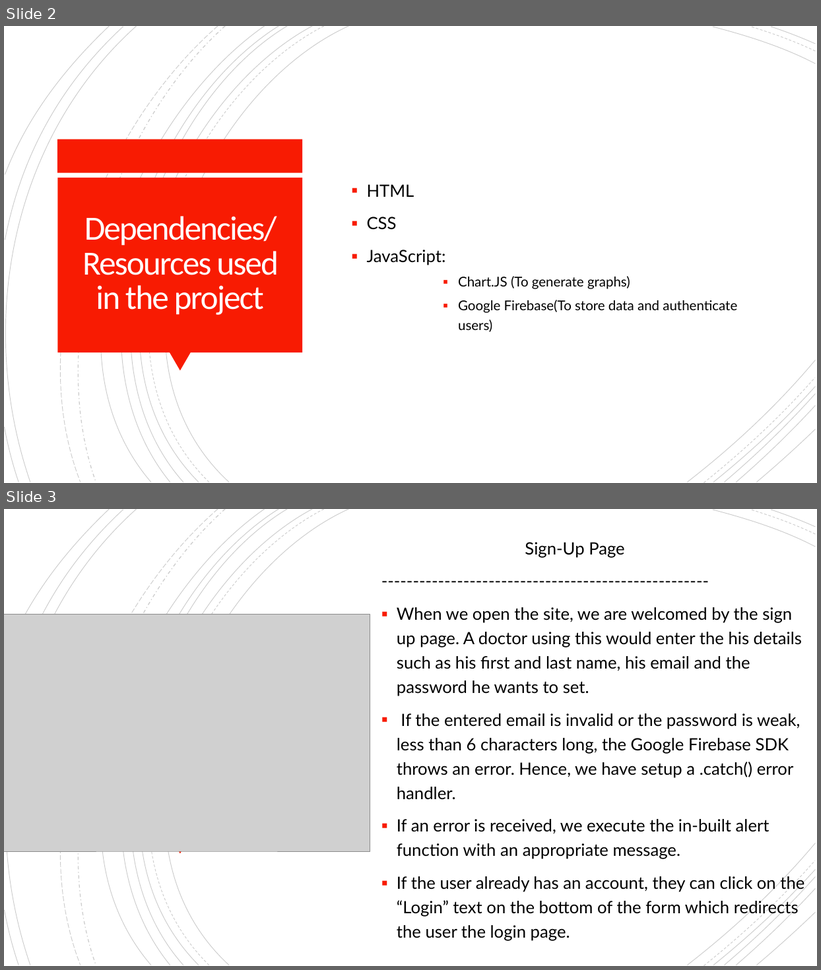
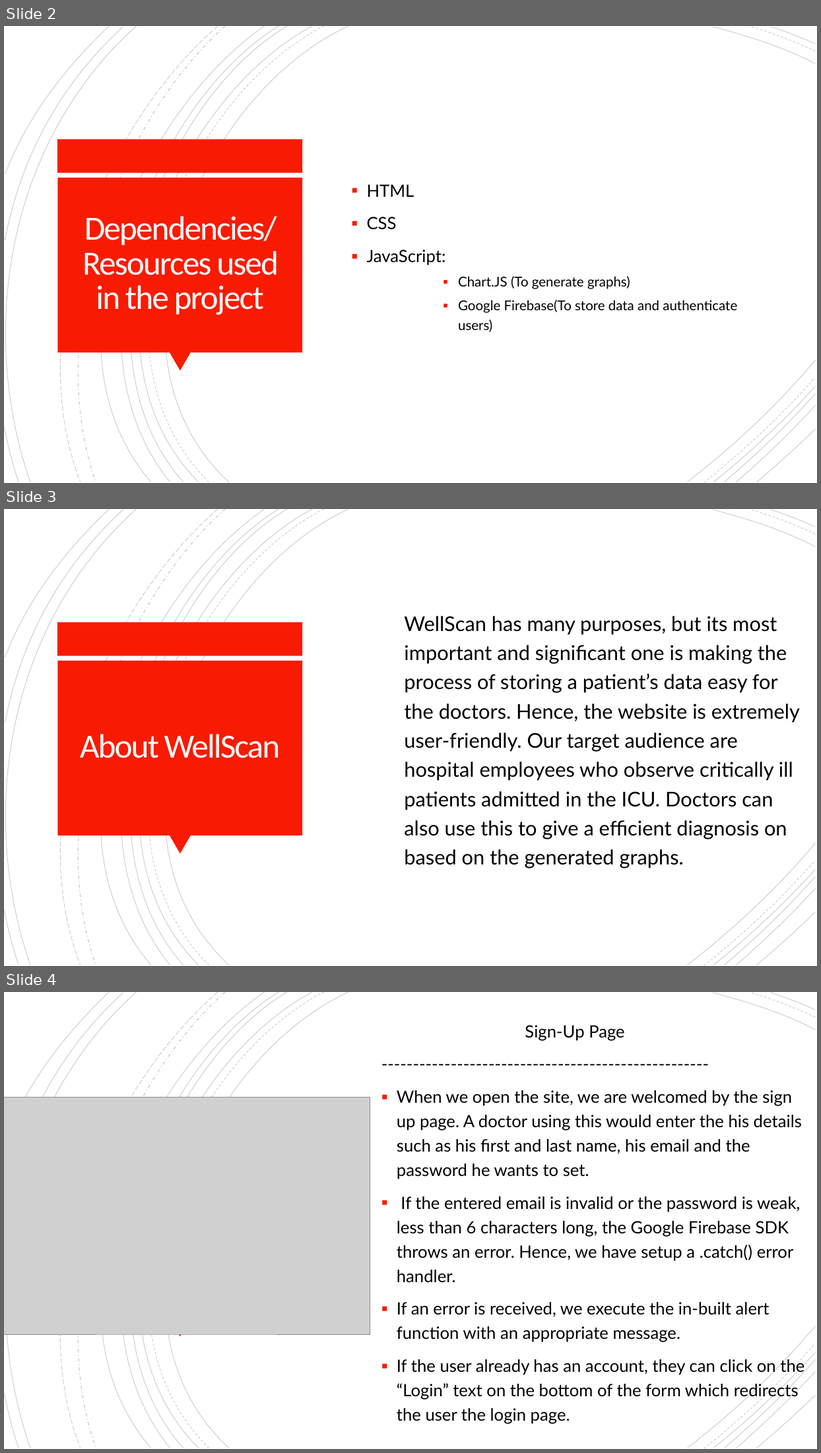
Before and after one commit to Lxghtning/WellScan, a slide deck: PresentationPPT/WellScanPresentation.pptx. Shown one above the other, each under a label of ours: slides 2 and 3 before the commit, slides 2, 3 and 4 after it. The pictures are 821x970 and 821x1453 pixels, drawn with LibreOffice and Linux fonts; fonts in the diff are those of the drawing; grey boxes stand for pictures. Boxes give left, top, right and bottom in pixels: in the first picture for what was removed or moved away, otherwise in the second. Text is boxed around its words. In the diff, an @@ line names an element or a change of style, - is before the commit and + after.

Commit message:
Changed PPT

```diff
--- a/PresentationPPT/WellScanPresentation.pptx
+++ b/PresentationPPT/WellScanPresentation.pptx
@@ slide 3 added at bbox=[4, 509, 817, 966], background #FFFFFF; not listed: 24 template elements that a slide beside it also shows @@
@@ text added at bbox=[404, 616, 800, 869], 24 pt, text #000000 @@
+WellScan has many purposes, but its most important and significant one is making the process of storing a patient’s data easy for the doctors. Hence, the website is extremely user-friendly. Our target audience are hospital employees who observe critically ill patients admitted in the ICU. Doctors can also use this to give a efficient diagnosis on based on the generated graphs.
@@ title added at bbox=[80, 734, 281, 758], 40 pt, text #FFFEFF @@
+About WellScan
@@ what was slide 3 is now slide 4 @@
```
